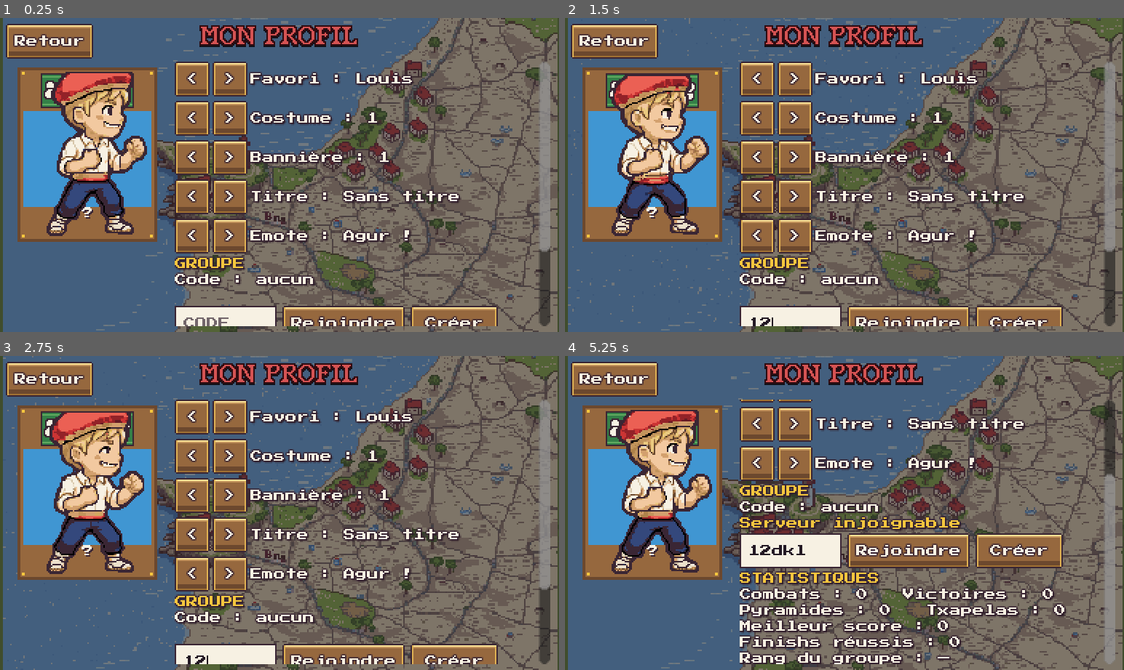
Above: before the commit, frames 1-4 (two rows, left to right).
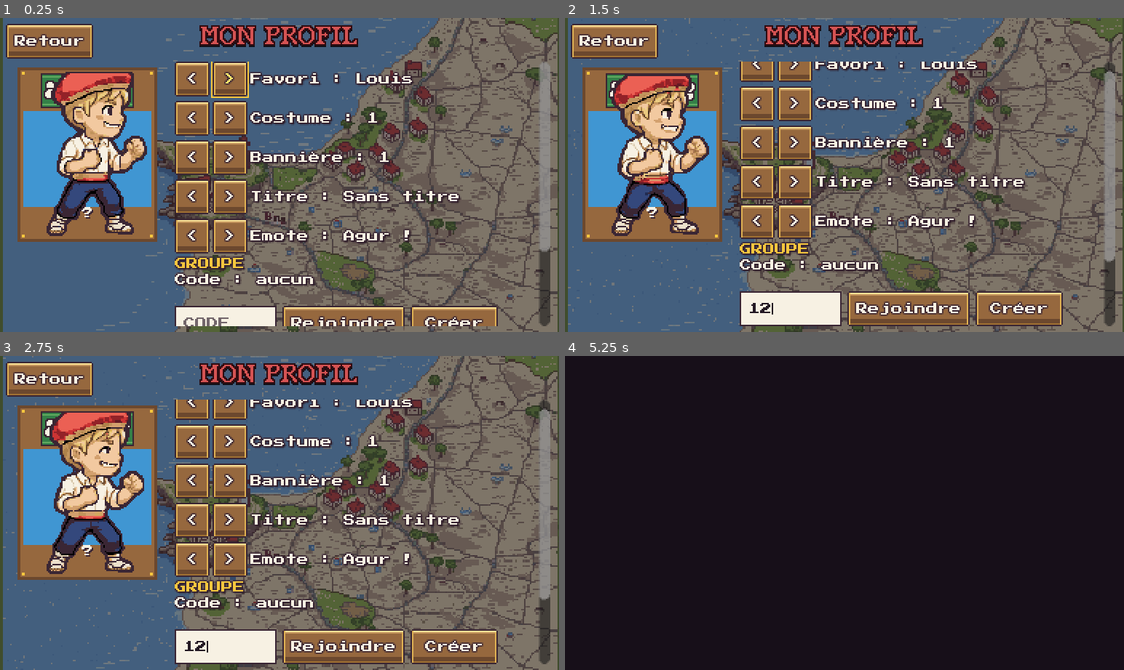
Above: after the commit, the same moments.

Repository: julienott/miarritze
Game: Godot game, scene res://src/ui/profile_edit/profile_edit.tscn
Two runs of this game, one before a commit and one after it. Both use one fixed random seed, a clock stepped at 60 frames per second and the inputs below. This scene is started directly instead of the project's main scene.
Inputs (mouse positions are in pixels of both pictures, inside the frame that each line leads up to):
- Up to frame 1 (0.25 s): no input
- Up to frame 2 (1.5 s): click (788, 322) at 0.52 s; type "12" at 0.6 s; tap Enter (ui_accept) at 1.25 s; move the mouse to (967, 159) at 1.27 s; hold D (p1_right) from 1.28 s (still down); hold Enter (ui_accept) from 1.28 s (still down); click (967, 159) at 1.42 s
- Up to frame 3 (2.75 s): release D (p1_right) at 2 s; release Enter (ui_accept) at 2 s; drag from (167, 528) to (251, 575) at 2.02 s
- Up to frame 4 (5.25 s): move the mouse to (900, 443) at 2.77 s; hold D (p1_right) 2.78-3.5 s; hold K (p1_kick) 2.78-3.5 s; click (900, 443) at 2.92 s; tap Enter (ui_accept) at 3.05 s; drag from (816, 575) to (676, 465) at 3.52 s; move the mouse to (1012, 560) at 4.27 s; hold A (p1_left) 4.28-5 s; hold Enter (ui_accept) 4.28-5 s; tap L (p1_special) at 4.35 s; click (1012, 560) at 4.42 s; tap Escape (ui_cancel) at 4.9 s; drag from (676, 465) to (760, 434) at 5.02 s

The runs differ from the first frame. In frame 1, 0.1% of the frame differs, in the area x 37-45%, y 13-26%; in frame 2, 18%; in frame 3, 18%; in frame 4, 100%, in the area x 0-100%, y 0-100%.

Commit message:
Manette : clavier à l'écran pour le pseudo et le code de groupe
PadKeyboard : grille de lettres/chiffres autorisés seulement (pseudo :
A-Z a-z 0-9 - _ ; code : A-Z 2-9), focus qui boucle dans la grille,
A = lettre, B = effacer puis fermer, START = valider. Bouton « Écrire à la
manette » visible seulement à la manette. Le champ HTML du web suit le
texte écrit côté Godot.
Profil : focus dès l'arrivée, liste qui suit le focus, B = retour.
Création de profil (web) : un bouton garde le focus (le champ HTML n'en
prend pas), plus de cul-de-sac à la manette.

Co-Authored-By: Claude Opus 5.5 <noreply@anthropic.com>

Diff:
--- a/src/ui/profile_edit/profile_edit.gd
+++ b/src/ui/profile_edit/profile_edit.gd
@@ -24,6 +24,7 @@
 	var scroll: ScrollContainer = ScrollContainer.new()
 	scroll.position = Vector2(120, 30)
 	scroll.size = Vector2(get_viewport_rect().size.x - 126, 182)
+	scroll.follow_focus = true
 	add_child(scroll)
 	_list = VBoxContainer.new()
 	_list.add_theme_constant_override(&"separation", 3)
@@ -34,6 +35,7 @@
 
 func _build() -> void:
 	for c: Node in _list.get_children():
+		_list.remove_child(c)
 		c.queue_free()
 	var prof: Dictionary = Profiles.active()
 	var ids: PackedStringArray = Roster.FIGHTERS.duplicate()
@@ -84,6 +86,9 @@
 	row.add_child(UiKit.button("Rejoindre", func() -> void: _join(edit.text.strip_edges().to_upper()), 80))
 	row.add_child(UiKit.button("Créer", _create_group, 60))
 	_list.add_child(row)
+	# Manette : le code se compose lettre par lettre ; à la validation, on rejoint.
+	PadKeyboard.pad_button(_list, edit, "Code du groupe (6 caractères)", false,
+		func(t: String) -> void: _join(t.strip_edges().to_upper()), 200, "Écrire le code à la manette", false)
 	_list.add_child(UiKit.label("STATISTIQUES", 8, UiKit.C_GOLD, HORIZONTAL_ALIGNMENT_LEFT))
 	var stats: Dictionary = prof.get("stats", {})
 	var tx: Dictionary = stats.get("txapelas", {})
@@ -108,6 +113,12 @@
 								int((data as Array)[i].get("rating", 1000))], false)
 
 
+func _unhandled_input(event: InputEvent) -> void:
+	if event.is_action_pressed(&"ui_cancel"):
+		get_viewport().set_input_as_handled()
+		SceneRouter.goto(&"main_menu")
+
+
 func _sum(d: Dictionary) -> int:
 	var t: int = 0
 	for k: Variant in d:
@@ -129,6 +140,9 @@
 		change.call(1)
 		name_label.text = "%s : %s" % [label_text, value.call()]
 		_refresh_card(), 24)
+	# Manette / clavier : focus visible dès l'arrivée (premier « > »).
+	if _list.get_child_count() == 0 and get_viewport().gui_get_focus_owner() == null:
+		next.grab_focus.call_deferred()
 	row.add_child(prev)
 	row.add_child(next)
 	row.add_child(name_label)
--- a/src/ui/profile_select/profile_select.gd
+++ b/src/ui/profile_select/profile_select.gd
@@ -106,13 +106,21 @@
 	WebTextField.attach(edit)
 	var err: Label = UiKit.label("", 8, UiKit.C_RED)
 	_box.add_child(err)
+	# Manette : choisir les lettres une à une (clavier à l'écran).
+	var pad_btn: Button = PadKeyboard.pad_button(_box, edit, "Ton pseudo (pas ton vrai nom !)", true,
+		func(t: String) -> void: _create(t, err))
 	var ok: Button = UiKit.button("C'est parti !", func() -> void: _create(edit.text, err), 200)
 	_box.add_child(ok)
 	edit.text_submitted.connect(func(t: String) -> void: _create(t, err))
 	if not first:
 		_box.add_child(UiKit.button("Annuler", _show_list, 200))
-	if edit.focus_mode != Control.FOCUS_NONE:
+	if InputHub.using_gamepad():
+		pad_btn.grab_focus.call_deferred()
+	elif edit.focus_mode != Control.FOCUS_NONE:
 		edit.grab_focus.call_deferred()
+	else:
+		# Web : le champ HTML a le clavier ; le bouton garde un focus visible.
+		ok.grab_focus.call_deferred()
 
 
 func _create(pseudo: String, err: Label) -> void:
--- /dev/null
+++ b/src/ui/widgets/pad_keyboard.gd
@@ -0,0 +1,202 @@
+class_name PadKeyboard
+extends Control
+## Clavier à l'écran pour la manette (pseudo, code de groupe) : une grille de
+## lettres et de chiffres qu'on parcourt au stick/à la croix, A = ajouter la
+## lettre, B = effacer la dernière (ou fermer si c'est vide), START = valider.
+## Écrit dans un LineEdit existant (qui reste la source de l'écran) : aucun
+## texte libre en plus, seulement les caractères autorisés.
+
+signal submitted(text: String)
+signal closed
+
+## Pseudo : lettres, chiffres, - et _ (Profiles.pseudo_ok) ; code de groupe :
+## A-Z et 2-9 (backend Validation::isValidGroupCode).
+const ROWS_PSEUDO: PackedStringArray = ["ABCDEFGHIJ", "KLMNOPQRST", "UVWXYZ-_", "0123456789"]
+const ROWS_CODE: PackedStringArray = ["ABCDEFGHIJ", "KLMNOPQRST", "UVWXYZ", "23456789"]
+const CELL_W: float = 24.0
+const CELL_H: float = 20.0
+
+var _edit: LineEdit
+var _allow_lower: bool = true
+var _lower: bool = false
+var _display: Label
+var _letters: Array[Button] = []
+var _first: Button
+
+
+## Ouvre le clavier par-dessus `parent` pour remplir `edit`.
+## `allow_lower` : minuscules possibles (pseudo) ; sinon tout en majuscules (code).
+static func open(parent: Control, edit: LineEdit, title_text: String, allow_lower: bool = true) -> PadKeyboard:
+	var kb: PadKeyboard = PadKeyboard.new()
+	kb._edit = edit
+	kb._allow_lower = allow_lower
+	kb._build(title_text)
+	parent.add_child(kb)
+	return kb
+
+
+## Bouton « Écrire à la manette » à poser près d'un champ : visible seulement
+## quand on joue à la manette (il prend alors le focus) ; ouvre le clavier et
+## appelle `on_submit(texte)` à la validation.
+static func pad_button(parent: Control, edit: LineEdit, title_text: String, allow_lower: bool,
+		on_submit: Callable, width: float = 200.0, label_text: String = "Écrire à la manette",
+		grab: bool = true) -> Button:
+	var b: Button = UiKit.button(label_text, func() -> void: pass, width)
+	var screen: Control = parent
+	b.pressed.connect(func() -> void:
+		var kb: PadKeyboard = PadKeyboard.open(screen.get_tree().current_scene as Control, edit, title_text, allow_lower)
+		kb.submitted.connect(on_submit)
+		kb.closed.connect(func() -> void:
+			if is_instance_valid(b) and b.is_visible_in_tree():
+				b.grab_focus.call_deferred()))
+	parent.add_child(b)
+	Prompts.on_change(b, func() -> void:
+		var was: bool = b.visible
+		b.visible = InputHub.using_gamepad()
+		if b.visible and not was and grab:
+			b.grab_focus.call_deferred())
+	if InputHub.using_gamepad() and grab:
+		b.grab_focus.call_deferred()
+	return b
+
+
+func _build(title_text: String) -> void:
+	set_anchors_preset(Control.PRESET_FULL_RECT)
+	z_index = 50
+	mouse_filter = Control.MOUSE_FILTER_STOP
+	var shade: ColorRect = ColorRect.new()
+	shade.color = Color(0.05, 0.04, 0.1, 0.88)
+	shade.set_anchors_preset(Control.PRESET_FULL_RECT)
+	add_child(shade)
+	var col: VBoxContainer = VBoxContainer.new()
+	col.add_theme_constant_override(&"separation", 3)
+	col.set_anchors_preset(Control.PRESET_CENTER_TOP)
+	col.position = Vector2(-130, 8)
+	col.custom_minimum_size = Vector2(260, 0)
+	add_child(col)
+	col.add_child(UiKit.label(title_text, 8, UiKit.C_GOLD))
+	_display = UiKit.label("", 16, UiKit.C_LINEN)
+	_display.custom_minimum_size = Vector2(260, 22)
+	_display.vertical_alignment = VERTICAL_ALIGNMENT_CENTER
+	col.add_child(_display)
+	var rows: Array = []   # rangées de boutons, pour une navigation qui boucle
+	var letter_rows: PackedStringArray = ROWS_PSEUDO if _allow_lower else ROWS_CODE
+	for row_text: String in letter_rows:
+		var line: HBoxContainer = HBoxContainer.new()
+		line.add_theme_constant_override(&"separation", 2)
+		line.alignment = BoxContainer.ALIGNMENT_CENTER
+		col.add_child(line)
+		var row: Array[Button] = []
+		for i: int in row_text.length():
+			var ch: String = row_text[i]
+			var b: Button = UiKit.button(ch, _type.bind(ch), CELL_W)
+			b.custom_minimum_size = Vector2(CELL_W, CELL_H)
+			b.set_meta(&"char", ch)
+			line.add_child(b)
+			_letters.append(b)
+			row.append(b)
+		rows.append(row)
+	_first = (rows[0] as Array)[0]
+	var actions: HBoxContainer = HBoxContainer.new()
+	actions.add_theme_constant_override(&"separation", 4)
+	actions.alignment = BoxContainer.ALIGNMENT_CENTER
+	col.add_child(actions)
+	var action_row: Array[Button] = []
+	if _allow_lower:
+		action_row.append(UiKit.button("abc / ABC", _toggle_case, 80))
+	action_row.append(UiKit.button("Effacer", _erase, 70))
+	action_row.append(UiKit.button("OK", _submit, 60))
+	for b: Button in action_row:
+		actions.add_child(b)
+	rows.append(action_row)
+	_wire(rows)
+	var hint: Label = UiKit.label("", 8, UiKit.C_LINEN)
+	Prompts.bind(hint, func() -> String:
+		return Prompts.pick({Prompts.GAMEPAD: "{ok} : lettre   {back} : effacer   {pause} : OK",
+			Prompts.KEYBOARD: "ENTRÉE : lettre   ÉCHAP : effacer"}))
+	col.add_child(hint)
+	_refresh()
+	_first.grab_focus.call_deferred()
+
+
+## Voisins de focus explicites qui bouclent dans le clavier : le stick ne
+## s'échappe jamais vers les boutons de l'écran caché dessous.
+func _wire(rows: Array) -> void:
+	for r: int in rows.size():
+		var row: Array = rows[r]
+		for c: int in row.size():
+			var b: Button = row[c]
+			var up_row: Array = rows[(r + rows.size() - 1) % rows.size()]
+			var down_row: Array = rows[(r + 1) % rows.size()]
+			b.focus_neighbor_left = b.get_path_to(row[(c + row.size() - 1) % row.size()])
+			b.focus_neighbor_right = b.get_path_to(row[(c + 1) % row.size()])
+			b.focus_neighbor_top = b.get_path_to(up_row[_near(c, row.size(), up_row.size())])
+			b.focus_neighbor_bottom = b.get_path_to(down_row[_near(c, row.size(), down_row.size())])
+			b.focus_next = b.focus_neighbor_right
+			b.focus_previous = b.focus_neighbor_left
+
+
+## Colonne correspondante dans une rangée d'une autre longueur.
+static func _near(c: int, from_size: int, to_size: int) -> int:
+	return clampi(int(roundf(float(c) * float(to_size - 1) / maxf(float(from_size - 1), 1.0))), 0, to_size - 1)
+
+
+func _refresh() -> void:
+	_display.text = (_edit.text if _edit.text != "" else "_") if is_instance_valid(_edit) else ""
+	for b: Button in _letters:
+		var ch: String = str(b.get_meta(&"char"))
+		b.text = ch.to_lower() if _lower else ch
+
+
+func _type(ch: String) -> void:
+	if not is_instance_valid(_edit):
+		return
+	if _edit.max_length > 0 and _edit.text.length() >= _edit.max_length:
+		AudioManager.sfx(&"ui_no")
+		return
+	_set_text(_edit.text + (ch.to_lower() if _lower else ch))
+
+
+func _erase() -> void:
+	if is_instance_valid(_edit) and _edit.text != "":
+		_set_text(_edit.text.left(-1))
+
+
+func _set_text(t: String) -> void:
+	_edit.text = t
+	_edit.text_changed.emit(t)
+	_refresh()
+
+
+func _toggle_case() -> void:
+	_lower = not _lower
+	_refresh()
+
+
+func _submit() -> void:
+	var t: String = _edit.text if is_instance_valid(_edit) else ""
+	_close()
+	submitted.emit(t)
+
+
+func _close() -> void:
+	closed.emit()
+	queue_free()
+
+
+## B : efface une lettre, puis ferme quand il n'y a plus rien.
+func _unhandled_input(event: InputEvent) -> void:
+	if event.is_action_pressed(&"ui_cancel"):
+		get_viewport().set_input_as_handled()
+		if is_instance_valid(_edit) and _edit.text != "":
+			_erase()
+		else:
+			_close()
+
+
+## START est aussi dans ui_accept : intercepté avant que la lettre sous le
+## curseur ne soit ajoutée.
+func _input(event: InputEvent) -> void:
+	if InputDevice.is_start(event):
+		get_viewport().set_input_as_handled()
+		_submit()
--- a/src/ui/widgets/web_text_field.gd
+++ b/src/ui/widgets/web_text_field.gd
@@ -66,6 +66,10 @@
 	_cb_key = JavaScriptBridge.create_callback(_on_key)
 	_el.addEventListener("input", _cb_input)
 	_el.addEventListener("keydown", _cb_key)
+	# Texte écrit côté Godot (clavier manette PadKeyboard) : recopié dans le <input>.
+	_edit.text_changed.connect(func(t: String) -> void:
+		if _el != null and str(_el.value) != t:
+			_el.value = t)
 	_focus_input.call_deferred()
 
 
Not shown, added: src/ui/widgets/pad_keyboard.gd.uid
